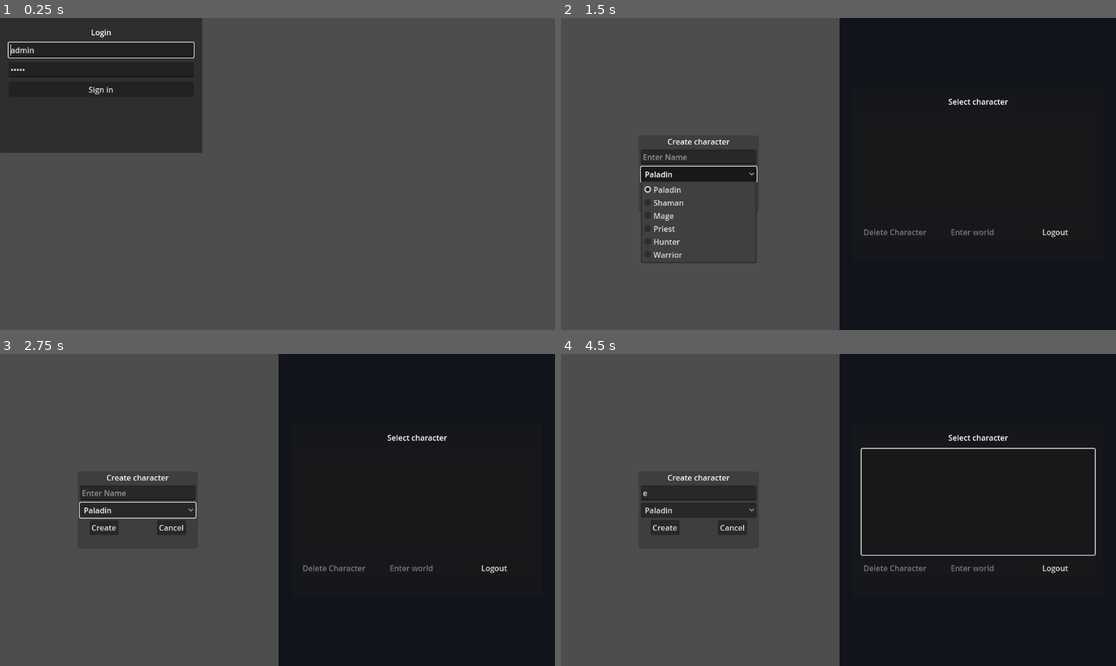
Above: before the commit, frames 1-4 (two rows, left to right).
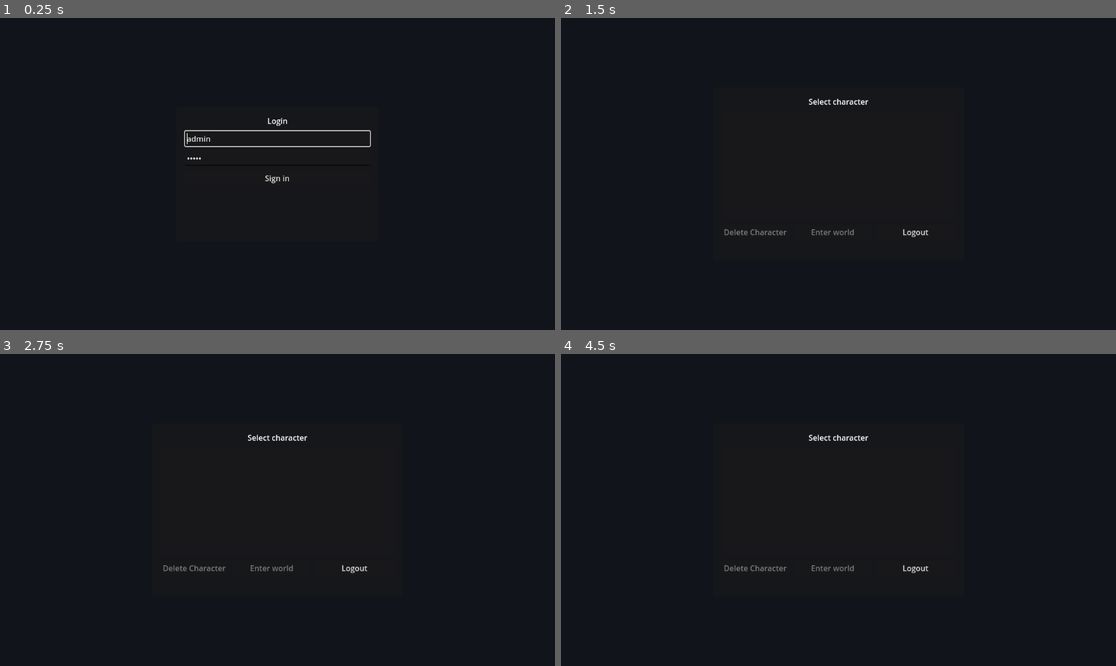
Above: after the commit, the same moments.

Repository: denisshkytko/mmo-mvp-godot
Game: Godot game, scene res://ui/flow/LoginUI.tscn
Two runs of this game, one before a commit and one after it. Both use one fixed random seed, a clock stepped at 60 frames per second and the inputs below.
Inputs (mouse positions are in pixels of both pictures, inside the frame that each line leads up to):
- Up to frame 1 (0.25 s): no input
- Up to frame 2 (1.5 s): click "Sign in" at 0.5 s; click "Paladin" at 1.25 s
- Up to frame 3 (2.75 s): click "Create" at 2 s
- Up to frame 4 (4.5 s): click "Cancel" at 2.75 s; click "Logout" at 3.5 s; tap Enter at 4.25 s; move the mouse to (960, 494) at 4.27 s; hold Right (ui_right) from 4.28 s (still down); tap E (loot) at 4.35 s; click (960, 494) at 4.42 s

The runs differ from the first frame. In frame 1, 95% of the frame differs, in the area x 0-100%, y 0-100%; in frame 2, 49%; in frame 3, 48%; in frame 4, 49%.

Commit message:
Update flow scenes to CanvasLayer roots

Diff:
--- a/ui/flow/CharacterSelectHUD.tscn
+++ b/ui/flow/CharacterSelectHUD.tscn
@@ -2,7 +2,7 @@
 
 [ext_resource type="Script" uid="uid://puaxctvtde21" path="res://ui/flow/character_select_hud.gd" id="1_wuons"]
 
-[node name="CharacterSelectHUD" type="Control"]
+[node name="CharacterSelectHUD" type="CanvasLayer"]
 layout_mode = 3
 anchors_preset = 15
 anchor_right = 1.0
@@ -11,22 +11,30 @@
 grow_vertical = 2
 script = ExtResource("1_wuons")
 
-[node name="Bg" type="ColorRect" parent="."]
+[node name="Root" type="Control" parent="."]
+layout_mode = 3
+anchors_preset = 15
+anchor_right = 1.0
+anchor_bottom = 1.0
+grow_horizontal = 2
+grow_vertical = 2
+
+[node name="Bg" type="ColorRect" parent="Root"]
 layout_mode = 0
 anchor_right = 1.0
 anchor_bottom = 1.0
 color = Color(0.07, 0.08, 0.11, 1)
 
-[node name="Center" type="CenterContainer" parent="."]
+[node name="Center" type="CenterContainer" parent="Root"]
 layout_mode = 0
 anchor_right = 1.0
 anchor_bottom = 1.0
 
-[node name="Panel" type="Panel" parent="Center"]
+[node name="Panel" type="Panel" parent="Root/Center"]
 custom_minimum_size = Vector2(520, 360)
 layout_mode = 2
 
-[node name="Margin" type="MarginContainer" parent="Center/Panel"]
+[node name="Margin" type="MarginContainer" parent="Root/Center/Panel"]
 layout_mode = 0
 anchor_right = 1.0
 anchor_bottom = 1.0
@@ -35,34 +43,34 @@
 theme_override_constants/margin_right = 18
 theme_override_constants/margin_bottom = 18
 
-[node name="VBox" type="VBoxContainer" parent="Center/Panel/Margin"]
+[node name="VBox" type="VBoxContainer" parent="Root/Center/Panel/Margin"]
 layout_mode = 2
 theme_override_constants/separation = 12
 
-[node name="Title" type="Label" parent="Center/Panel/Margin/VBox"]
+[node name="Title" type="Label" parent="Root/Center/Panel/Margin/VBox"]
 layout_mode = 2
 text = "Select character"
 horizontal_alignment = 1
 
-[node name="CharacterList" type="ItemList" parent="Center/Panel/Margin/VBox"]
+[node name="CharacterList" type="ItemList" parent="Root/Center/Panel/Margin/VBox"]
 custom_minimum_size = Vector2(0, 220)
 layout_mode = 2
 allow_reselect = true
 
-[node name="Buttons" type="HBoxContainer" parent="Center/Panel/Margin/VBox"]
+[node name="Buttons" type="HBoxContainer" parent="Root/Center/Panel/Margin/VBox"]
 layout_mode = 2
 theme_override_constants/separation = 10
 
-[node name="DeleteButton" type="Button" parent="Center/Panel/Margin/VBox/Buttons"]
+[node name="DeleteButton" type="Button" parent="Root/Center/Panel/Margin/VBox/Buttons"]
 layout_mode = 2
 text = "Delete Character"
 
-[node name="EnterButton" type="Button" parent="Center/Panel/Margin/VBox/Buttons"]
+[node name="EnterButton" type="Button" parent="Root/Center/Panel/Margin/VBox/Buttons"]
 layout_mode = 2
 size_flags_horizontal = 3
 text = "Enter world"
 
-[node name="LogoutButton" type="Button" parent="Center/Panel/Margin/VBox/Buttons"]
+[node name="LogoutButton" type="Button" parent="Root/Center/Panel/Margin/VBox/Buttons"]
 layout_mode = 2
 size_flags_horizontal = 3
 text = "Logout"
--- a/ui/flow/CharacterSelectUI.tscn
+++ b/ui/flow/CharacterSelectUI.tscn
@@ -4,7 +4,7 @@
 [ext_resource type="PackedScene" uid="uid://dg6fkxddowx6" path="res://ui/flow/CreateCharacterHUD.tscn" id="1_opyui"]
 [ext_resource type="PackedScene" uid="uid://c6qtdmbb5804r" path="res://ui/flow/CharacterSelectHUD.tscn" id="2"]
 
-[node name="CharacterSelectUI" type="Control"]
+[node name="CharacterSelectUI" type="CanvasLayer"]
 layout_mode = 3
 anchors_preset = 15
 anchor_right = 1.0
@@ -13,7 +13,15 @@
 grow_vertical = 2
 script = ExtResource("1_fpjqy")
 
-[node name="HBoxContainer" type="HBoxContainer" parent="."]
+[node name="Root" type="Control" parent="."]
+layout_mode = 3
+anchors_preset = 15
+anchor_right = 1.0
+anchor_bottom = 1.0
+grow_horizontal = 2
+grow_vertical = 2
+
+[node name="HBoxContainer" type="HBoxContainer" parent="Root"]
 layout_mode = 1
 anchors_preset = 15
 anchor_right = 1.0
@@ -21,14 +29,14 @@
 grow_horizontal = 2
 grow_vertical = 2
 
-[node name="CenterContainer" type="CenterContainer" parent="HBoxContainer"]
+[node name="CenterContainer" type="CenterContainer" parent="Root/HBoxContainer"]
 custom_minimum_size = Vector2(576, 560)
 layout_mode = 2
 
-[node name="CreateCharacterHUD" parent="HBoxContainer/CenterContainer" instance=ExtResource("1_opyui")]
+[node name="CreateCharacterHUD" parent="Root/HBoxContainer/CenterContainer" instance=ExtResource("1_opyui")]
 custom_minimum_size = Vector2(250, 160)
 layout_mode = 2
 
-[node name="CharacterSelectHUD" parent="HBoxContainer" instance=ExtResource("2")]
+[node name="CharacterSelectHUD" parent="Root/HBoxContainer" instance=ExtResource("2")]
 custom_minimum_size = Vector2(576, 560)
 layout_mode = 2
--- a/ui/flow/CreateCharacterHUD.tscn
+++ b/ui/flow/CreateCharacterHUD.tscn
@@ -2,18 +2,26 @@
 
 [ext_resource type="Script" uid="uid://b0xa85p25qwvq" path="res://ui/flow/create_character_hud.gd" id="1_0x13s"]
 
-[node name="CreateCharacterHUD" type="Control"]
+[node name="CreateCharacterHUD" type="CanvasLayer"]
 layout_mode = 3
 anchors_preset = 0
 script = ExtResource("1_0x13s")
 
-[node name="Bg" type="ColorRect" parent="."]
+[node name="Root" type="Control" parent="."]
+layout_mode = 3
+anchors_preset = 15
+anchor_right = 1.0
+anchor_bottom = 1.0
+grow_horizontal = 2
+grow_vertical = 2
+
+[node name="Bg" type="ColorRect" parent="Root"]
 layout_mode = 0
 offset_right = 250.0
 offset_bottom = 160.0
 color = Color(0.45452422, 0.45452428, 0.45452422, 1)
 
-[node name="Panel" type="Panel" parent="Bg"]
+[node name="Panel" type="Panel" parent="Root/Bg"]
 layout_mode = 1
 anchors_preset = 15
 anchor_right = 1.0
@@ -21,7 +29,7 @@
 grow_horizontal = 2
 grow_vertical = 2
 
-[node name="Margin" type="MarginContainer" parent="Bg/Panel"]
+[node name="Margin" type="MarginContainer" parent="Root/Bg/Panel"]
 layout_mode = 1
 anchors_preset = 15
 anchor_right = 1.0
@@ -33,36 +41,36 @@
 theme_override_constants/margin_right = 5
 theme_override_constants/margin_bottom = 5
 
-[node name="VBox" type="VBoxContainer" parent="Bg/Panel/Margin"]
+[node name="VBox" type="VBoxContainer" parent="Root/Bg/Panel/Margin"]
 layout_mode = 2
 theme_override_constants/separation = 5
 alignment = 1
 
-[node name="Title" type="Label" parent="Bg/Panel/Margin/VBox"]
+[node name="Title" type="Label" parent="Root/Bg/Panel/Margin/VBox"]
 layout_mode = 2
 text = "Create character"
 horizontal_alignment = 1
 vertical_alignment = 1
 
-[node name="NameEdit" type="LineEdit" parent="Bg/Panel/Margin/VBox"]
+[node name="NameEdit" type="LineEdit" parent="Root/Bg/Panel/Margin/VBox"]
 layout_mode = 2
 placeholder_text = "Enter Name"
 
-[node name="ClassOption" type="OptionButton" parent="Bg/Panel/Margin/VBox"]
+[node name="ClassOption" type="OptionButton" parent="Root/Bg/Panel/Margin/VBox"]
 layout_mode = 2
 
-[node name="Buttons" type="HBoxContainer" parent="Bg/Panel/Margin/VBox"]
+[node name="Buttons" type="HBoxContainer" parent="Root/Bg/Panel/Margin/VBox"]
 layout_mode = 2
 theme_override_constants/separation = 80
 alignment = 1
 
-[node name="CreateButton" type="Button" parent="Bg/Panel/Margin/VBox/Buttons"]
+[node name="CreateButton" type="Button" parent="Root/Bg/Panel/Margin/VBox/Buttons"]
 layout_mode = 2
 text = "Create"
 
-[node name="CancelButton" type="Button" parent="Bg/Panel/Margin/VBox/Buttons"]
+[node name="CancelButton" type="Button" parent="Root/Bg/Panel/Margin/VBox/Buttons"]
 layout_mode = 2
 text = "Cancel"
 
-[node name="ErrorLabel" type="Label" parent="Bg/Panel/Margin/VBox"]
+[node name="ErrorLabel" type="Label" parent="Root/Bg/Panel/Margin/VBox"]
 layout_mode = 2
--- a/ui/flow/LoginHUD.tscn
+++ b/ui/flow/LoginHUD.tscn
@@ -2,7 +2,7 @@
 
 [ext_resource type="Script" uid="uid://q4dkexirsq6q" path="res://ui/flow/login_hud.gd" id="1_4g51g"]
 
-[node name="LoginHUD" type="Control"]
+[node name="LoginHUD" type="CanvasLayer"]
 layout_mode = 3
 anchors_preset = 15
 anchor_right = 1.0
@@ -11,22 +11,30 @@
 grow_vertical = 2
 script = ExtResource("1_4g51g")
 
-[node name="Bg" type="ColorRect" parent="."]
+[node name="Root" type="Control" parent="."]
+layout_mode = 3
+anchors_preset = 15
+anchor_right = 1.0
+anchor_bottom = 1.0
+grow_horizontal = 2
+grow_vertical = 2
+
+[node name="Bg" type="ColorRect" parent="Root"]
 layout_mode = 0
 anchor_right = 1.0
 anchor_bottom = 1.0
 color = Color(0.07, 0.08, 0.11, 1)
 
-[node name="Center" type="CenterContainer" parent="."]
+[node name="Center" type="CenterContainer" parent="Root"]
 layout_mode = 0
 anchor_right = 1.0
 anchor_bottom = 1.0
 
-[node name="Panel" type="Panel" parent="Center"]
+[node name="Panel" type="Panel" parent="Root/Center"]
 custom_minimum_size = Vector2(420, 280)
 layout_mode = 2
 
-[node name="Margin" type="MarginContainer" parent="Center/Panel"]
+[node name="Margin" type="MarginContainer" parent="Root/Center/Panel"]
 layout_mode = 0
 anchor_right = 1.0
 anchor_bottom = 1.0
@@ -35,30 +43,30 @@
 theme_override_constants/margin_right = 18
 theme_override_constants/margin_bottom = 18
 
-[node name="VBox" type="VBoxContainer" parent="Center/Panel/Margin"]
+[node name="VBox" type="VBoxContainer" parent="Root/Center/Panel/Margin"]
 layout_mode = 2
 size_flags_vertical = 3
 theme_override_constants/separation = 10
 
-[node name="Title" type="Label" parent="Center/Panel/Margin/VBox"]
+[node name="Title" type="Label" parent="Root/Center/Panel/Margin/VBox"]
 layout_mode = 2
 text = "Login"
 horizontal_alignment = 1
 
-[node name="UsernameEdit" type="LineEdit" parent="Center/Panel/Margin/VBox"]
+[node name="UsernameEdit" type="LineEdit" parent="Root/Center/Panel/Margin/VBox"]
 layout_mode = 2
 placeholder_text = "Username"
 
-[node name="PasswordEdit" type="LineEdit" parent="Center/Panel/Margin/VBox"]
+[node name="PasswordEdit" type="LineEdit" parent="Root/Center/Panel/Margin/VBox"]
 layout_mode = 2
 placeholder_text = "Password"
 secret = true
 
-[node name="LoginButton" type="Button" parent="Center/Panel/Margin/VBox"]
+[node name="LoginButton" type="Button" parent="Root/Center/Panel/Margin/VBox"]
 layout_mode = 2
 text = "Sign in"
 
-[node name="ErrorLabel" type="Label" parent="Center/Panel/Margin/VBox"]
+[node name="ErrorLabel" type="Label" parent="Root/Center/Panel/Margin/VBox"]
 layout_mode = 2
 theme_override_colors/font_color = Color(1, 0.3, 0.3, 1)
 horizontal_alignment = 1
--- a/ui/flow/LoginUI.tscn
+++ b/ui/flow/LoginUI.tscn
@@ -2,7 +2,7 @@
 
 [ext_resource type="PackedScene" uid="uid://dw6ww27thp6uo" path="res://ui/flow/LoginHUD.tscn" id="2"]
 
-[node name="LoginUI" type="Control"]
+[node name="LoginUI" type="CanvasLayer"]
 layout_mode = 3
 anchors_preset = 15
 anchor_right = 1.0
@@ -10,7 +10,15 @@
 grow_horizontal = 2
 grow_vertical = 2
 
-[node name="LoginHUD" parent="." instance=ExtResource("2")]
+[node name="Root" type="Control" parent="."]
+layout_mode = 3
+anchors_preset = 15
+anchor_right = 1.0
+anchor_bottom = 1.0
+grow_horizontal = 2
+grow_vertical = 2
+
+[node name="LoginHUD" parent="Root" instance=ExtResource("2")]
 layout_mode = 0
 anchors_preset = 0
 anchor_right = 0.0
--- a/ui/flow/character_select_hud.gd
+++ b/ui/flow/character_select_hud.gd
@@ -1,9 +1,9 @@
-extends Control
+extends CanvasLayer
 
-@onready var list: ItemList = $Center/Panel/Margin/VBox/CharacterList
-@onready var delete_button: Button = $Center/Panel/Margin/VBox/Buttons/DeleteButton
-@onready var enter_button: Button = $Center/Panel/Margin/VBox/Buttons/EnterButton
-@onready var logout_button: Button = $Center/Panel/Margin/VBox/Buttons/LogoutButton
+@onready var list: ItemList = $Root/Center/Panel/Margin/VBox/CharacterList
+@onready var delete_button: Button = $Root/Center/Panel/Margin/VBox/Buttons/DeleteButton
+@onready var enter_button: Button = $Root/Center/Panel/Margin/VBox/Buttons/EnterButton
+@onready var logout_button: Button = $Root/Center/Panel/Margin/VBox/Buttons/LogoutButton
 
 var _selected_id: String = ""
 var _allow_enter: bool = false
--- a/ui/flow/character_select_ui.gd
+++ b/ui/flow/character_select_ui.gd
@@ -1,7 +1,7 @@
-extends Control
+extends CanvasLayer
 
-@onready var create_hud: Node = $HBoxContainer/CenterContainer/CreateCharacterHUD
-@onready var select_hud: Node = $HBoxContainer/CharacterSelectHUD
+@onready var create_hud: Node = $Root/HBoxContainer/CenterContainer/CreateCharacterHUD
+@onready var select_hud: Node = $Root/HBoxContainer/CharacterSelectHUD
 
 func _ready() -> void:
 	if create_hud != null and create_hud.has_signal("character_created"):
--- a/ui/flow/create_character_hud.gd
+++ b/ui/flow/create_character_hud.gd
@@ -1,12 +1,12 @@
-extends Control
+extends CanvasLayer
 
 signal character_created(char_id: String)
 
-@onready var name_edit: LineEdit = $Bg/Panel/Margin/VBox/NameEdit
-@onready var class_option: OptionButton = $Bg/Panel/Margin/VBox/ClassOption
-@onready var create_button: Button = $Bg/Panel/Margin/VBox/Buttons/CreateButton
-@onready var cancel_button: Button = $Bg/Panel/Margin/VBox/Buttons/CancelButton
-@onready var error_label: Label = $Bg/Panel/Margin/VBox/ErrorLabel
+@onready var name_edit: LineEdit = $Root/Bg/Panel/Margin/VBox/NameEdit
+@onready var class_option: OptionButton = $Root/Bg/Panel/Margin/VBox/ClassOption
+@onready var create_button: Button = $Root/Bg/Panel/Margin/VBox/Buttons/CreateButton
+@onready var cancel_button: Button = $Root/Bg/Panel/Margin/VBox/Buttons/CancelButton
+@onready var error_label: Label = $Root/Bg/Panel/Margin/VBox/ErrorLabel
 
 func _ready() -> void:
 	error_label.text = ""
--- a/ui/flow/login_hud.gd
+++ b/ui/flow/login_hud.gd
@@ -1,9 +1,9 @@
-extends Control
+extends CanvasLayer
 
-@onready var username_edit: LineEdit = $Center/Panel/Margin/VBox/UsernameEdit
-@onready var password_edit: LineEdit = $Center/Panel/Margin/VBox/PasswordEdit
-@onready var login_button: Button = $Center/Panel/Margin/VBox/LoginButton
-@onready var error_label: Label = $Center/Panel/Margin/VBox/ErrorLabel
+@onready var username_edit: LineEdit = $Root/Center/Panel/Margin/VBox/UsernameEdit
+@onready var password_edit: LineEdit = $Root/Center/Panel/Margin/VBox/PasswordEdit
+@onready var login_button: Button = $Root/Center/Panel/Margin/VBox/LoginButton
+@onready var error_label: Label = $Root/Center/Panel/Margin/VBox/ErrorLabel
 
 func _ready() -> void:
 	error_label.text = ""
